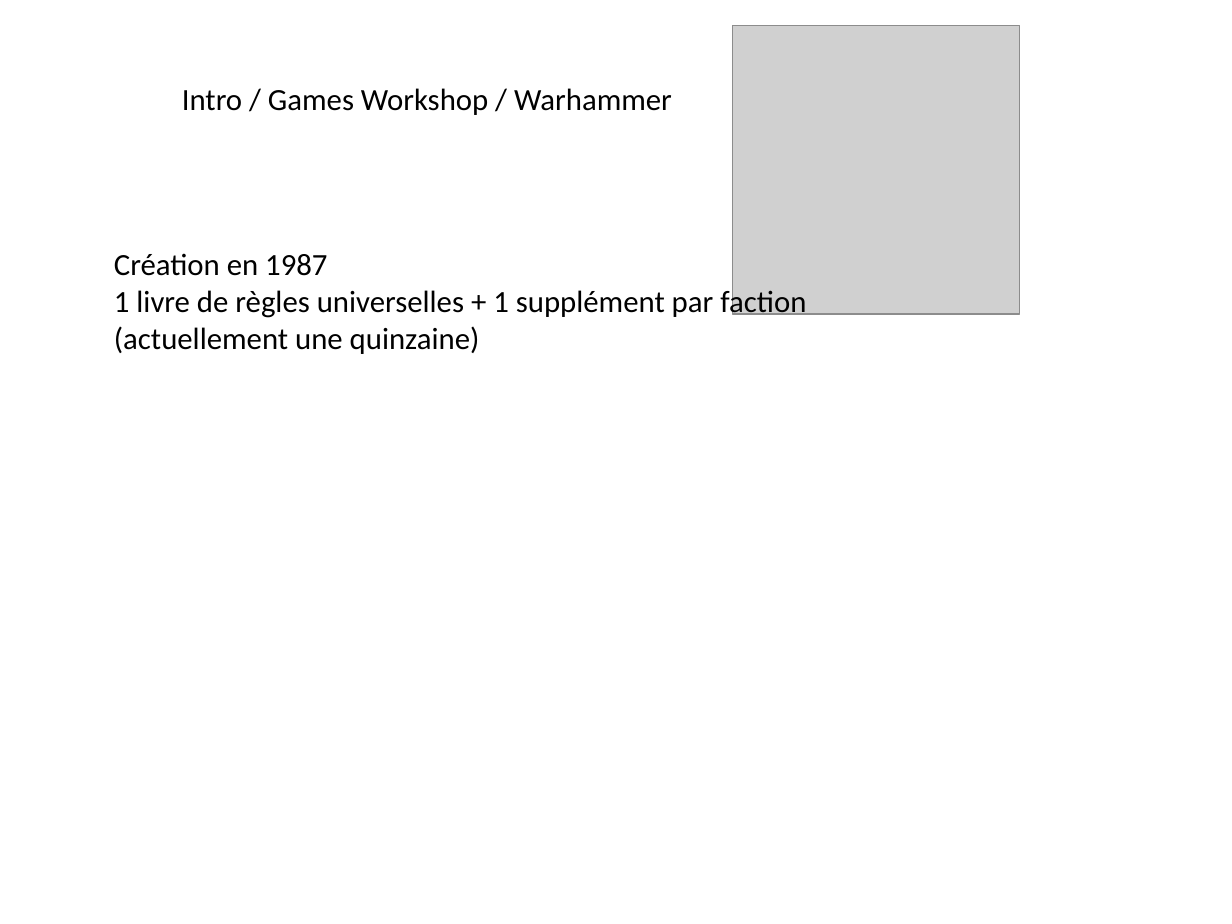
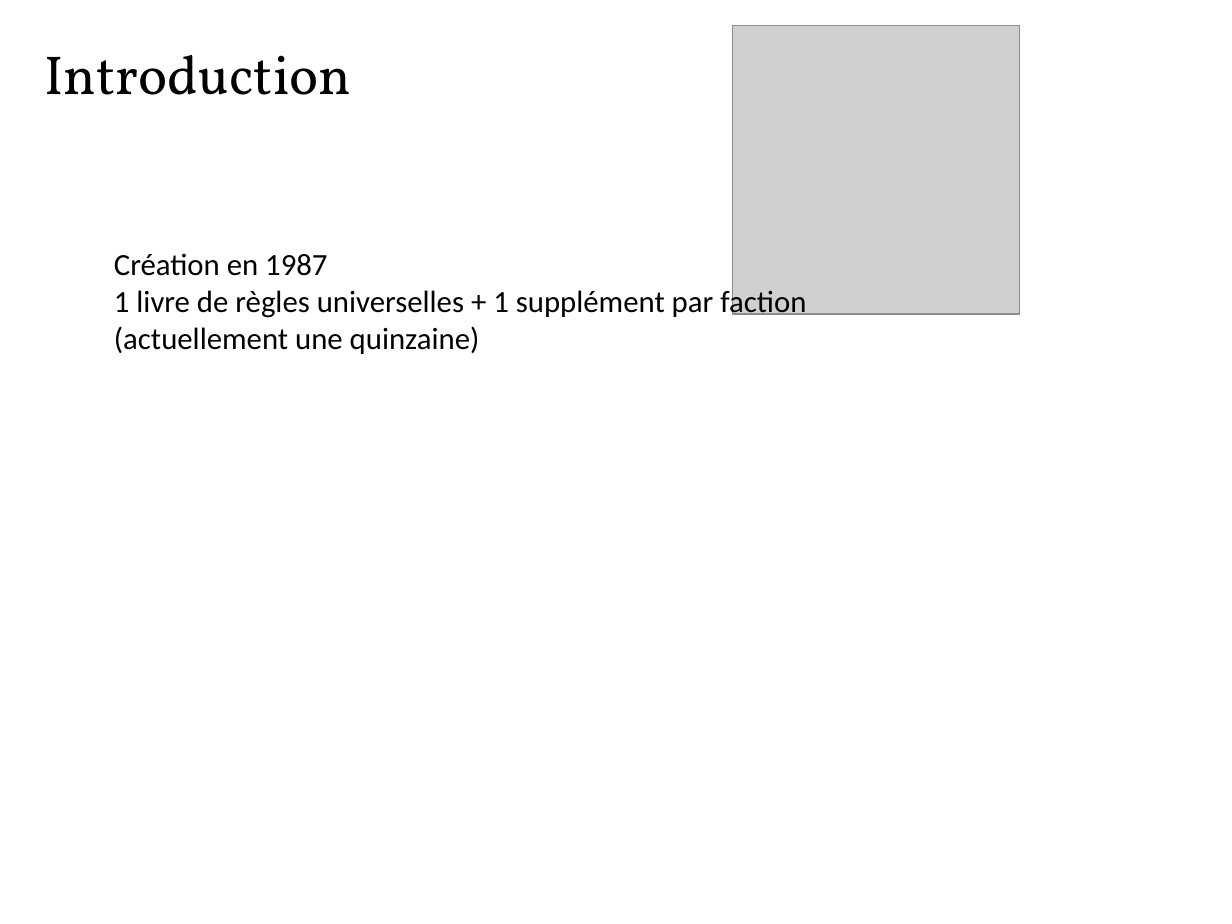
Before and after one commit to Nicaps/army-factory, a slide deck: slide 3 of Documents/14 décembre 2016/Pres.pptx. Drawn at 1232x924 pixels with LibreOffice and Linux fonts; fonts in the diff are those of the drawing; grey boxes stand for pictures. Boxes give left, top, right and bottom in pixels: in the first picture for what was removed or moved away, otherwise in the second. Text is boxed around its words. In the diff, an @@ line names an element or a change of style, - is before the commit and + after.

```diff
--- a/Documents/14 décembre 2016/Pres.pptx
+++ b/Documents/14 décembre 2016/Pres.pptx
@@ text added at [44,55,351,95], 32 pt, text #000000 @@
+Introduction
@@ text removed at [182,88,672,115] @@
-Intro / Games Workshop / Warhammer
```
Also in this commit, not shown: 1 other slide changed, 4 slides added, 3 slides removed, 1 other file.
